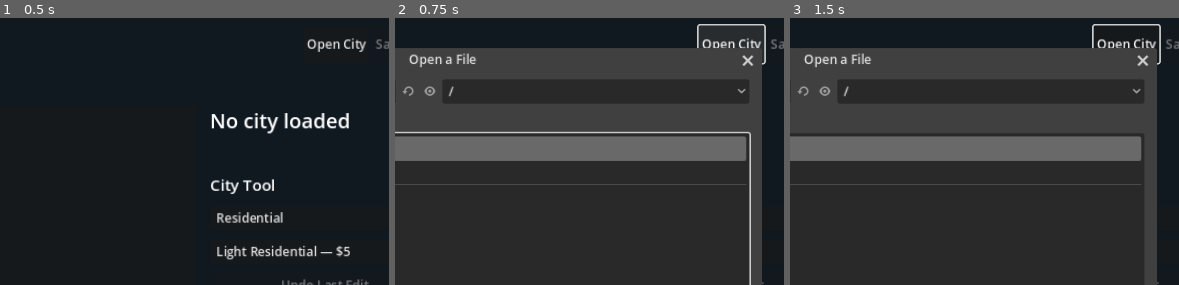
Above: before the commit, frames 1-3 (left to right).
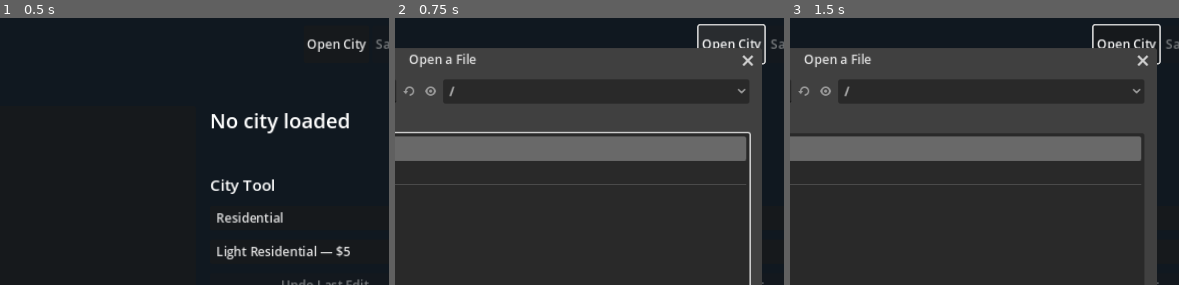
Above: after the commit, the same moments.

Repository: nicholas-ochoa/OpenSC2K
Game: Godot game, scene res://main.tscn
Same seed, same stepped clock (60 frames per second), same inputs: the game is played once before the commit and once after it.
Inputs (mouse positions are % of the whole screen's width and height, from its top left):
- Up to frame 1 (0.5 s): no input
- Up to frame 2 (0.75 s): click "Open City" at 0.5 s
- Up to frame 3 (1.5 s): click (35, 88) at 1.27 s; type "12" at 1.35 s
The pictures show only the part of the screen within x 43-93%, y 0-50%; the shares and areas given below are measured in that part.

Frame 1 is identical in both runs. In frame 2, 0.1% of the frame differs, in the area x 2-16%, y 25-30%; in frame 3, 0.1%.

Commit message:
show trains above ground

Diff:
--- a/game/src/view/city_isometric_renderer.gd
+++ b/game/src/view/city_isometric_renderer.gd
@@ -1,5 +1,3 @@
-# fixme: trains need their above-ground draw pass
-
 class_name CityIsometricRenderer
 extends RefCounted
 
@@ -20,6 +18,20 @@
 const SHIP_DIRECTION_FLIP := [false, false, false, false, true, true, true, false]
 const THING_DIRECTION_POSITION := [0, 1, 1, 0]
 const THING_DIRECTION_FLIP := [false, false, true, true]
+const TRAIN_TILE_VARIANT := [
+	0, 1, 2, 3, 4, 5, 6, 7, 8, 9, 50, 50, 50, 50, 50, 10,
+	11, 12, 13, 1, 0, 0, 1, 1, 0, 0, 0, 0, 0, 0, 0, 0,
+]
+const TRAIN_TRANSITION_VARIANT := [0, 17, 1, 16, 0, 17, 1, 16]
+const TRAIN_SPRITE_POSITION := [
+	0, 0, 3, 3, 4, 4, 2, 1, 2, 1, 3, 3, 4, 4, 0, 0, 2, 1,
+]
+const TRAIN_SPRITE_FLIP := [
+	false, true, true, false, false, true, false, false, false,
+	false, true, false, false, true, false, true, false, false,
+]
+const TRAIN_SCREEN_X := [0, 0, 0, 0, 0, 0, 16, 0, 0, 0, 0, 0, 0, 0, 0, 0, 8, 0]
+const TRAIN_SCREEN_Y := [0, 0, 0, 0, 0, 0, 0, 8, 0, 0, 8, 8, 6, 6, 0, 0, 0, 6]
 
 
 static func create_image(
@@ -192,9 +204,12 @@
 		return {}
 	var record := overlay - 201
 	var thing := city.thing(record)
-	if thing.is_empty() or thing.x != x or thing.y != y:
-		return {}
-	var sprite := moving_thing_sprite(thing)
+	if thing.is_empty():
+		return {}
+	var type := int(thing.type)
+	if (thing.x != x or thing.y != y) and type != 10 and type != 11:
+		return {}
+	var sprite := train_sprite(city, x, y, thing) if type == 10 or type == 11 else moving_thing_sprite(thing)
 	if sprite.is_empty():
 		return {}
 	return {
@@ -207,6 +222,10 @@
 		"z": thing.z,
 		"px": thing.px,
 		"py": thing.py,
+		"train": sprite.get("train", false),
+		"screen_x": sprite.get("screen_x", 0),
+		"screen_y": sprite.get("screen_y", 0),
+		"elevation": sprite.get("elevation", 0),
 	}
 
 
@@ -250,6 +269,50 @@
 		_:
 			return {}
 	return {"sprite_id": sprite_id, "flip": flip}
+
+
+static func train_sprite(
+	city: CityState, x: int, y: int, thing: Dictionary
+) -> Dictionary:
+	if city == null or not city.is_valid() or city.index_of(x, y) < 0:
+		return {}
+	var type := int(thing.get("type", 0))
+	if type != 10 and type != 11:
+		return {}
+	var tile := city.building_id(x, y)
+	var variant := 0
+	var elevation := 0
+	if tile == 0x5a or tile == 0x5b:
+		variant = 1 if city.is_flipped(x, y) else 0
+		elevation = (city.water_altitude(x, y) + 1) * ALTITUDE_STEP
+	else:
+		var tile_index := tile - 0x2c
+		if tile_index < 0 or tile_index > 0x22:
+			return {}
+		if tile_index > 0x12:
+			tile_index -= 6
+		if tile_index > 0x16:
+			tile_index -= 4
+		variant = TRAIN_TILE_VARIANT[tile_index]
+		if variant == 50:
+			var transition := int(thing.get("dx", 0))
+			if transition < 0 or transition >= TRAIN_TRANSITION_VARIANT.size():
+				return {}
+			variant = TRAIN_TRANSITION_VARIANT[transition]
+		elevation = city.land_altitude(x, y) * ALTITUDE_STEP
+		if city.terrain_id(x, y) == 0x0d:
+			elevation += ALTITUDE_STEP
+	if variant < 0 or variant >= TRAIN_SPRITE_POSITION.size():
+		return {}
+	return {
+		"sprite_id": THING_SPRITES[type] + TRAIN_SPRITE_POSITION[variant],
+		"flip": TRAIN_SPRITE_FLIP[variant],
+		"train": true,
+		"screen_x": TRAIN_SCREEN_X[variant],
+		"screen_y": TRAIN_SCREEN_Y[variant],
+		"elevation": elevation,
+		"variant": variant,
+	}
 
 
 static func _draw_moving_thing(
@@ -263,6 +326,22 @@
 	var sprite := _sprite_image(
 		sprites, palette, cache, visual.sprite_id, visual.flip
 	)
+	if visual.train:
+		var train_center_x: int = (
+			SIDE_MARGIN + CityState.MAP_SIZE * HALF_WIDTH
+			+ (visual.x - visual.y) * HALF_WIDTH + HALF_WIDTH + visual.screen_x
+		)
+		var train_top_y: int = (
+			TOP_MARGIN + (visual.x + visual.y) * HALF_HEIGHT + visual.screen_y
+			- visual.elevation - sprite.get_height()
+		)
+		var train_destination := Vector2i(
+			train_center_x - int(sprite.get_width() / 2), train_top_y
+		)
+		output.blend_rect(
+			sprite, Rect2i(Vector2i.ZERO, sprite.get_size()), train_destination
+		)
+		return
 	var altitude := city.land_altitude(visual.x, visual.y)
 	if city.is_water(visual.x, visual.y):
 		altitude = city.water_altitude(visual.x, visual.y)
--- a/game/tests/test_runner.gd
+++ b/game/tests/test_runner.gd
@@ -382,6 +382,35 @@
 	_check(map_control.source_center == expected_center, "Center tool uses the altitude-aware tile center")
 	_check(not map_control.center_on_tile(Vector2i(-1, 0)), "Center tool rejects an invalid tile")
 	map_control.free()
+	_check(starter.set_building_id(64, 64, 0x2e), "Train drawing fixture adds a rail tile")
+	var straight_train := IsometricRenderer.train_sprite(starter, 64, 64, {
+		"type": 10, "dx": 0,
+	})
+	_check(
+		straight_train.sprite_id == 1377 and straight_train.flip,
+		"Train view maps a rail tile to its recovered sprite variant",
+	)
+	_check(starter.set_building_id(64, 64, 0x36), "Train drawing fixture adds a turn tile")
+	var turning_train := IsometricRenderer.train_sprite(starter, 64, 64, {
+		"type": 11, "dx": 1,
+	})
+	_check(
+		turning_train.variant == 17 and turning_train.sprite_id == 1375,
+		"Train view uses the saved transition on a turn tile",
+	)
+	_check(
+		turning_train.screen_y == 6 and not turning_train.flip,
+		"Train view applies the recovered turn position and mirror",
+	)
+	_check(starter.set_building_id(64, 64, 0x5a), "Train drawing fixture adds a tunnel tile")
+	_check(starter.set_tile_flag(64, 64, 0x02, true), "Train drawing fixture mirrors the tunnel")
+	var tunnel_train := IsometricRenderer.train_sprite(starter, 64, 64, {
+		"type": 10, "dx": 0,
+	})
+	_check(
+		tunnel_train.variant == 1 and tunnel_train.elevation == 12,
+		"Tunnel train view uses the water level, raised track, and flip flag",
+	)
 
 
 func _test_simulation_clock() -> void:
